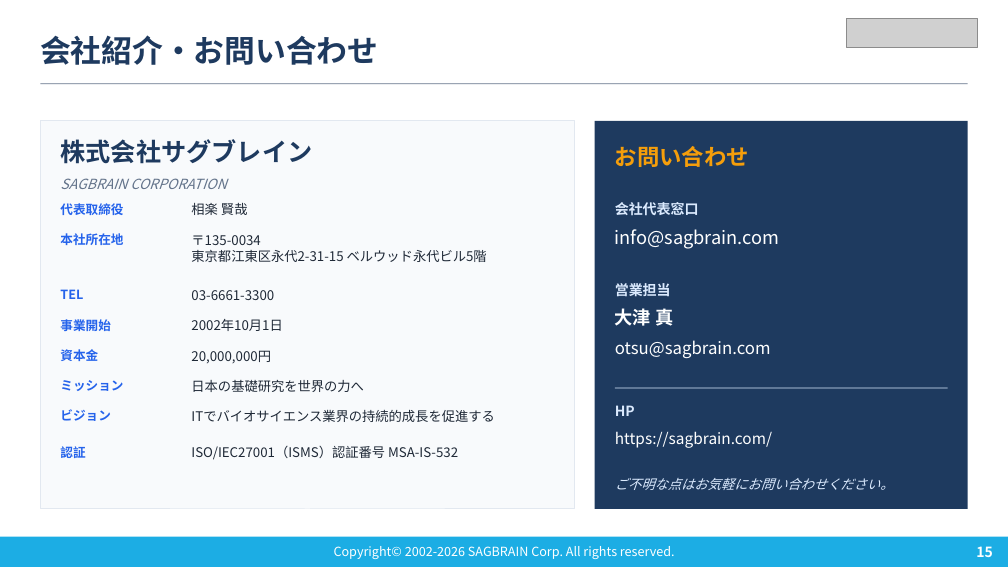
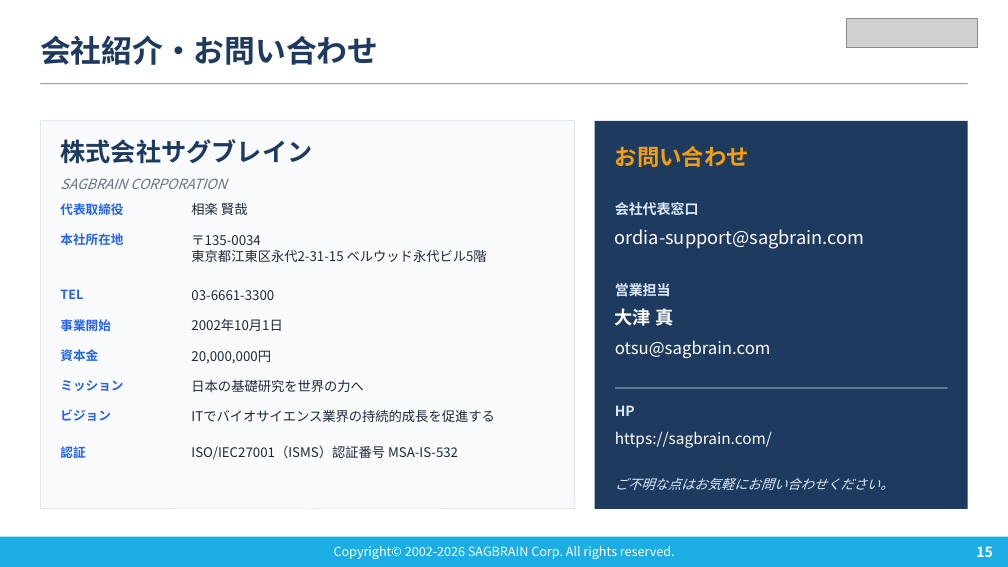
Before and after one commit to sagbrain/Onevio_ORDIA_LP, a slide deck: slide 15 of assets/ORDIA_紹介資料.pptx. Drawn at 1008x567 pixels with LibreOffice and Linux fonts; fonts in the diff are those of the drawing; grey boxes stand for pictures. Boxes give left, top, right and bottom in pixels: in the first picture for what was removed or moved away, otherwise in the second. Text is boxed around its words. In the diff, an @@ line names an element or a change of style, - is before the commit and + after.

```diff
--- a/assets/ORDIA_紹介資料.pptx
+++ b/assets/ORDIA_紹介資料.pptx
@@ text at <box>615,229,864,249</box>: text changed @@
-info@sagbrain.com
+ordia-support@sagbrain.com
```
Also in this commit, not shown: 1 other slide changed, 4 other files.
